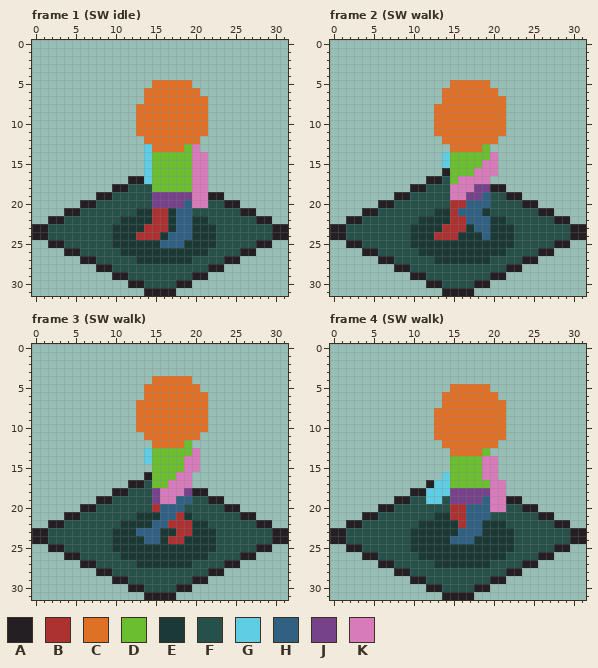
One commit to this pixel-art file: Assets/Sprites/iso-char-sprite.aseprite. The picture above was drawn from the file before the commit.
32x32 pixels, 6 frames. Shown: frame 1 (SW idle), frame 2 (SW walk), frame 3 (SW walk), frame 4 (SW walk). The commit also changed other frames, which this record leaves out.
Palette (. is transparent): A #231f23  B #ac3232  C #df7126  D #6abe30  E #1b3937  F #26504a  G #5fcde4  H #306082  J #76428a  K #d77bba
Now the later version:
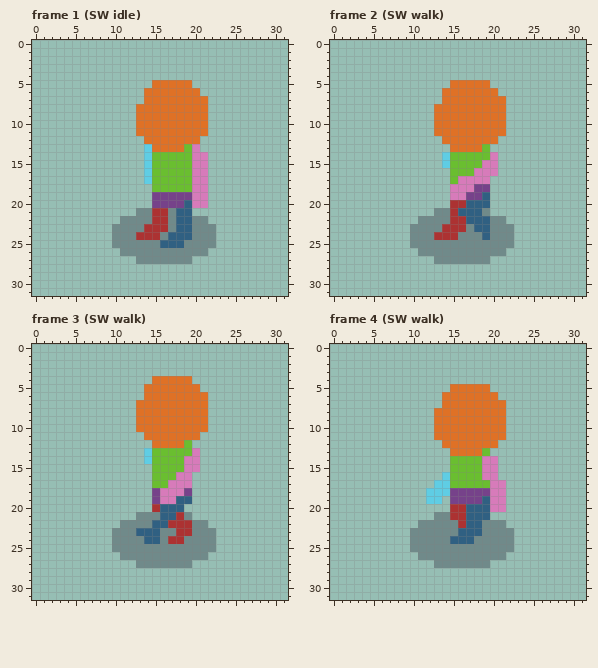
Author's note on the commit: progress on "back" walking anim
The edit:
layer "tile" now hidden
@@ palette @@
-E #1b3937
+E #22203454
--- frame 1 (SW idle)
@@ x 0..31 @@
 16 ..............GDDDDDKK..........
-17 ............AAGDDDDDKK..........
-18 ..........AAFFFDDDDDKK..........
-19 ........AAFFFFFJJJJJKKAA........
-20 ......AAFFFFFFFJJJJHKKFFAA......
-21 ....AAFFFFFFFEEBBEHHFFFFFFAA....
-22 ..AAFFFFFFFEEEEBBEHHEEFFFFFFAA..
-23 AAFFFFFFFFEEEEBBBEHHEEEFFFFFFFAA
-24 AAFFFFFFFFEEEBBBEHHHEEEFFFFFFFAA
-25 ..AAFFFFFFEEEEEEHHHEEEEFFFFFAA..
-26 ....AAFFFFFEEEEEEEEEEEFFFFAA....
-27 ......AAFFFFFEEEEEEEFFFFAA......
-28 ........AAFFFFFFFFFFFFAA........
-29 ..........AAFFFFFFFFAA..........
-30 ............AAFFFFAA............
-31 ..............AAAA..............
+17 ..............GDDDDDKK..........
+18 ...............DDDDDKK..........
+19 ...............JJJJJKK..........
+20 ...............JJJJHKK..........
+21 .............EEBBEHH............
+22 ...........EEEEBBEHHEE..........
+23 ..........EEEEBBBEHHEEE.........
+24 ..........EEEBBBEHHHEEE.........
+25 ..........EEEEEEHHHEEEE.........
+26 ...........EEEEEEEEEEE..........
+27 .............EEEEEEE............
+28 ................................
+29 ................................
+30 ................................
+31 ................................
--- frame 2 (SW walk)
@@ x 0..31 @@
 15 ..............GDDDDKK...........
-16 ..............ADDDKKK...........
-17 ............AAFDKKKK............
-18 ..........AAFFFKKKJJAA..........
-19 ........AAFFFFFKKJJHFFAA........
-20 ......AAFFFFFFFBBHHHFFFFAA......
-21 ....AAFFFFFFFEEBHHHEFFFFFFAA....
-22 ..AAFFFFFFFEEEEBBHHHEEFFFFFFAA..
-23 AAFFFFFFFFEEEEBBBEHHEEEFFFFFFFAA
-24 AAFFFFFFFFEEEBBBEEEHEEEFFFFFFFAA
-25 ..AAFFFFFFEEEEEEEEEEEEEFFFFFAA..
-26 ....AAFFFFFEEEEEEEEEEEFFFFAA....
-27 ......AAFFFFFEEEEEEEFFFFAA......
-28 ........AAFFFFFFFFFFFFAA........
-29 ..........AAFFFFFFFFAA..........
-30 ............AAFFFFAA............
-31 ..............AAAA..............
+16 ...............DDDKKK...........
+17 ...............DKKKK............
+18 ...............KKKJJ............
+19 ...............KKJJH............
+20 ...............BBHHH............
+21 .............EEBHHHE............
+22 ...........EEEEBBHHHEE..........
+23 ..........EEEEBBBEHHEEE.........
+24 ..........EEEBBBEEEHEEE.........
+25 ..........EEEEEEEEEEEEE.........
+26 ...........EEEEEEEEEEE..........
+27 .............EEEEEEE............
+28 ................................
+29 ................................
+30 ................................
+31 ................................
--- frame 3 (SW walk)
@@ x 0..31 @@
 15 ...............DDDDKK...........
-16 ..............ADDDKK............
-17 ............AAFDDKKK............
-18 ..........AAFFFJKKKJAA..........
-19 ........AAFFFFFJKKHHFFAA........
-20 ......AAFFFFFFFBHHHFFFFFAA......
-21 ....AAFFFFFFFEEEHHBEFFFFFFAA....
-22 ..AAFFFFFFFEEEEHHBBBEEFFFFFFAA..
-23 AAFFFFFFFFEEEHHHEEBBEEEFFFFFFFAA
-24 AAFFFFFFFFEEEEHHEBBEEEEFFFFFFFAA
-25 ..AAFFFFFFEEEEEEEEEEEEEFFFFFAA..
-26 ....AAFFFFFEEEEEEEEEEEFFFFAA....
-27 ......AAFFFFFEEEEEEEFFFFAA......
-28 ........AAFFFFFFFFFFFFAA........
-29 ..........AAFFFFFFFFAA..........
-30 ............AAFFFFAA............
-31 ..............AAAA..............
+16 ...............DDDKK............
+17 ...............DDKKK............
+18 ...............JKKKJ............
+19 ...............JKKHH............
+20 ...............BHHH.............
+21 .............EEEHHBE............
+22 ...........EEEEHHBBBEE..........
+23 ..........EEEHHHEEBBEEE.........
+24 ..........EEEEHHEBBEEEE.........
+25 ..........EEEEEEEEEEEEE.........
+26 ...........EEEEEEEEEEE..........
+27 .............EEEEEEE............
+28 ................................
+29 ................................
+30 ................................
+31 ................................
--- frame 4 (SW walk)
@@ x 0..31 @@
 16 ..............GDDDDKK...........
-17 ............AGGDDDDDKK..........
-18 ..........AAGGGJJJJJKK..........
-19 ........AAFFGGFJJJJHKKAA........
-20 ......AAFFFFFFFBBHHHKKFFAA......
-21 ....AAFFFFFFFEEBBHHHFFFFFFAA....
-22 ..AAFFFFFFFEEEEEBHHEEEFFFFFFAA..
-23 AAFFFFFFFFEEEEEEHHHEEEEFFFFFFFAA
-24 AAFFFFFFFFEEEEEHHHEEEEEFFFFFFFAA
-25 ..AAFFFFFFEEEEEEEEEEEEEFFFFFAA..
-26 ....AAFFFFFEEEEEEEEEEEFFFFAA....
-27 ......AAFFFFFEEEEEEEFFFFAA......
-28 ........AAFFFFFFFFFFFFAA........
-29 ..........AAFFFFFFFFAA..........
-30 ............AAFFFFAA............
-31 ..............AAAA..............
+17 .............GGDDDDDKK..........
+18 ............GGGJJJJJKK..........
+19 ............GG.JJJJHKK..........
+20 ...............BBHHHKK..........
+21 .............EEBBHHH............
+22 ...........EEEEEBHHEEE..........
+23 ..........EEEEEEHHHEEEE.........
+24 ..........EEEEEHHHEEEEE.........
+25 ..........EEEEEEEEEEEEE.........
+26 ...........EEEEEEEEEEE..........
+27 .............EEEEEEE............
+28 ................................
+29 ................................
+30 ................................
+31 ................................
